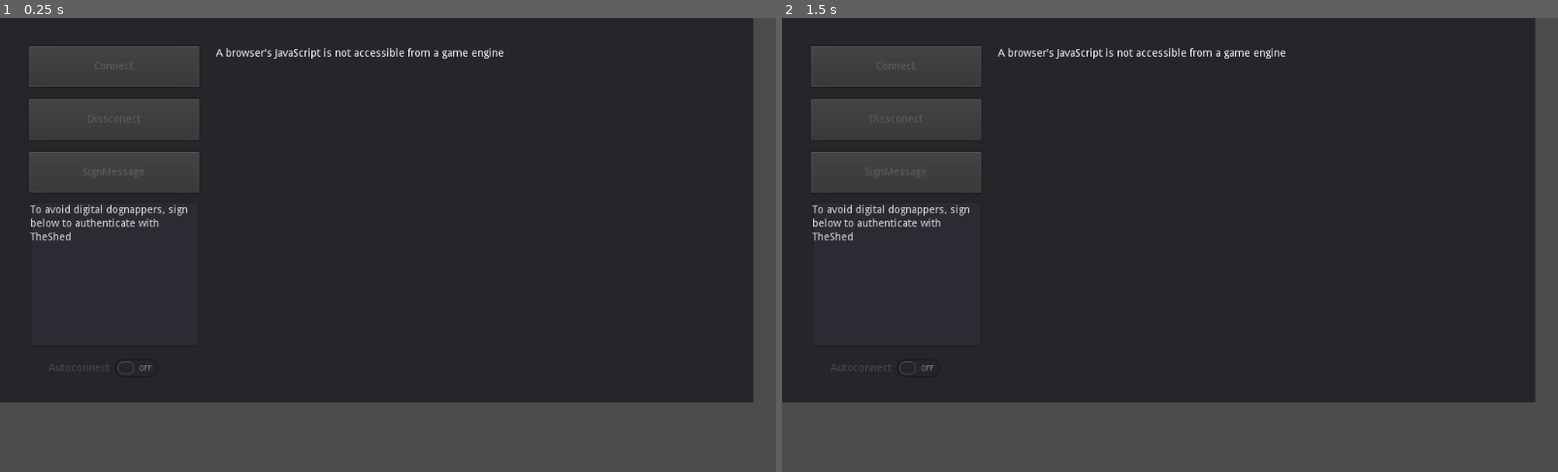
Above: before the commit, frames 1-2 (left to right).
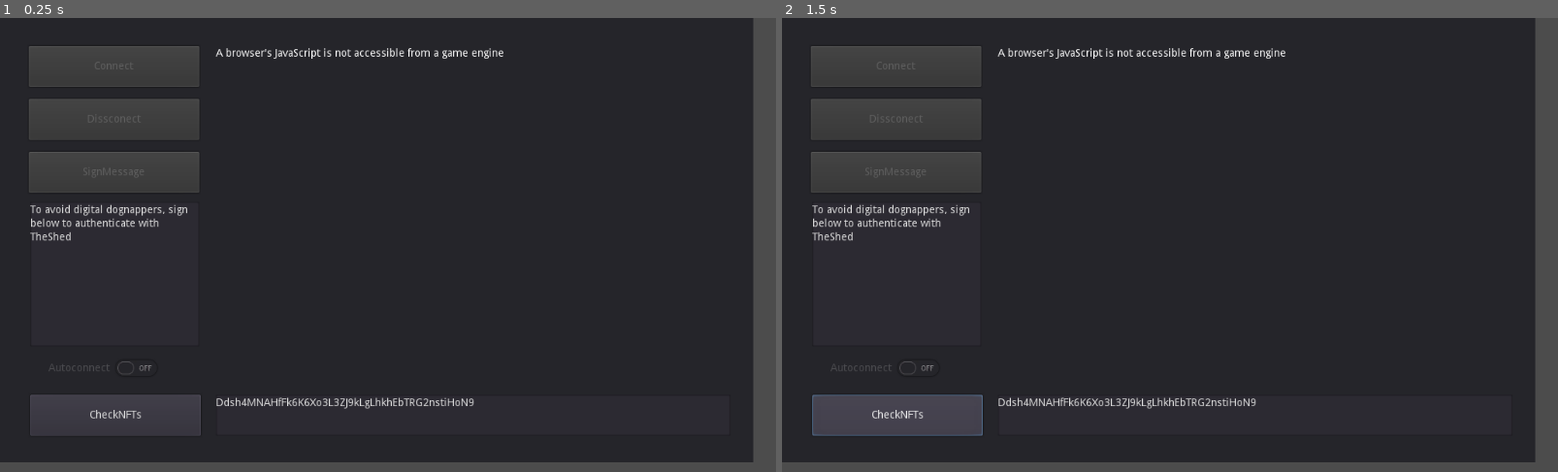
Above: after the commit, the same moments.

Repository: aleksfadini/TheShedResearch
Game: Godot game, scene res://WalletConnection.tscn
Two runs of this game, one before a commit and one after it. Both use one fixed random seed, a clock stepped at 60 frames per second and the inputs below.
Inputs (mouse positions are in pixels of both pictures, inside the frame that each line leads up to):
- Up to frame 1 (0.25 s): no input
- Up to frame 2 (1.5 s): click (898, 417) at 0.5 s, where only the run after the commit has a clickable "CheckNFTs"; click (898, 417) at 1.25 s, where only the run after the commit has a clickable "CheckNFTs"

The runs differ from the first frame. In frame 1, 12% of the frame differs, in the area x 0-97%, y 82-98%; in frame 2, 12%.

Commit message:
Add check NFT button

Diff:
--- a/nft-in-a-wallet/BrowserWalletClient.gd
+++ b/nft-in-a-wallet/BrowserWalletClient.gd
@@ -10,6 +10,8 @@
 onready var signMessageBtn = $SignMessage
 onready var autoConnect = $Autoconnect
 onready var messageForSigning = $MessageForSigning
+onready var solanaAddress = $SolanaAddress
+onready var checkNFTs = $CheckNFTs
 
 var _wallet_connected = JavaScript.create_callback(self, "walletConnected")
 var _wallet_disconnected = JavaScript.create_callback(self, "walletDisconnected")
--- a/nft-in-a-wallet/WalletConnection.tscn
+++ b/nft-in-a-wallet/WalletConnection.tscn
@@ -4,7 +4,7 @@
 
 [node name="Panel" type="Panel"]
 margin_right = 994.0
-margin_bottom = 508.0
+margin_bottom = 587.0
 script = ExtResource( 1 )
 
 [node name="Connect" type="Button" parent="."]
@@ -53,7 +53,23 @@
 text = "To avoid digital dognappers, sign below to authenticate with TheShed"
 wrap_enabled = true
 
+[node name="SolanaAddress" type="TextEdit" parent="."]
+margin_left = 285.0
+margin_top = 498.0
+margin_right = 964.0
+margin_bottom = 552.0
+text = "Ddsh4MNAHfFk6K6Xo3L3ZJ9kLgLhkhEbTRG2nstiHoN9"
+wrap_enabled = true
+
+[node name="CheckNFTs" type="Button" parent="."]
+margin_left = 40.0
+margin_top = 498.0
+margin_right = 265.0
+margin_bottom = 552.0
+text = "CheckNFTs"
+
 [connection signal="pressed" from="Connect" to="." method="_on_Connect_pressed"]
 [connection signal="pressed" from="Dissconect" to="." method="_on_Dissconect_pressed"]
 [connection signal="pressed" from="SignMessage" to="." method="_on_SignMessage_pressed"]
 [connection signal="toggled" from="Autoconnect" to="." method="_on_Autoconnect_toggled"]
+[connection signal="pressed" from="CheckNFTs" to="." method="_on_SignMessage_pressed"]
